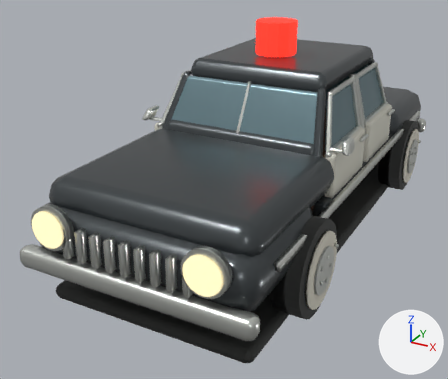
The glTF model public/art/models/police.glb, before and after one commit.
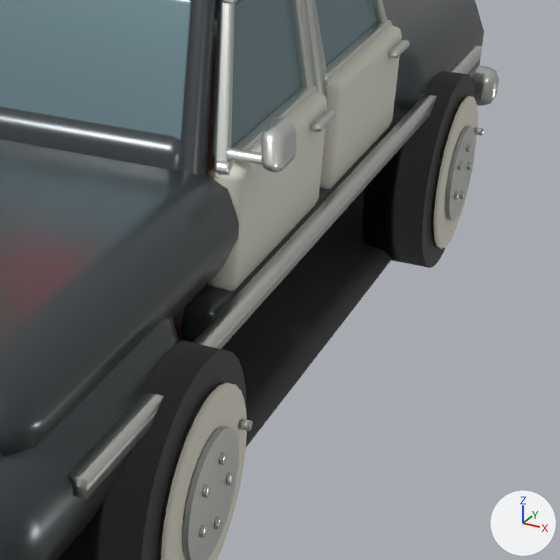
Old and new are each drawn whole from a 50 mm lens placed at (2.25, -5.03, 2.72), pointed at (-0.28, -0.43, 0.42) and again close up on the part from 56% to 100% of the width and 25% to 77% of the height. Every picture has the same lights, and +X, +Y and +Z are marked at lower right. The older version's two pictures come first. Where no turn or scale is listed for an object, it has been applied to the vertices. Vertices at exactly the same position are counted once.

The scene before the commit, as lines of its bpy script (objects in view):
```python
me_cube_010 = bpy.data.meshes.new('Cube.010')
me_cube_010.from_pydata(...)  # 200 vertices, 384 faces; spans x -0.67..0.67, y -0.215..0.992, z -0.08..0.55
me_cube_010.materials.append(mat_oxblood_seat_leather)  # brown #61483a
me_cube_055 = bpy.data.meshes.new('Cube.055')
me_cube_055.from_pydata(...)  # 56 vertices, 108 faces; spans x -0.047..0.047, y -0.403..0.403, z -0.19..0.19
me_cube_055.materials.append(mat_police_cream)  # light grey #dad8cb
me_cube_056 = bpy.data.meshes.new('Cube.056')
me_cube_056.from_pydata(...)  # 56 vertices, 108 faces; spans x -0.013..0.013, y -0.377..0.377, z -0.15..0.15
me_cube_056.materials.append(mat_door_lining)  # brown #81735b
me_cube_064 = bpy.data.meshes.new('Cube.064')
me_cube_064.from_pydata(...)  # 56 vertices, 108 faces; spans x -0.047..0.047, y -0.38..0.38, z -0.19..0.19
me_cube_064.materials.append(mat_police_cream)  # light grey #dad8cb
ob_bench_cushion = bpy.data.objects.new('bench cushion', me_cube_010)
ob_bench_cushion.location = (0.0, 0.04, 0.32)
ob_door_skin_002 = bpy.data.objects.new('door skin.002', me_cube_055)
ob_door_skin_002.location = (0.8, -0.312, 0.855)
ob_door_skin_003 = bpy.data.objects.new('door skin.003', me_cube_064)
ob_door_skin_003.location = (0.8, 0.57, 0.855)
ob_door_upholstery_002 = bpy.data.objects.new('door upholstery.002', me_cube_056)
ob_door_upholstery_002.location = (0.744, -0.312, 0.865)
# also in view: 'door window surround.006' at (0.77, 0.57, 1.17); 'whitewall.002' at (1.0, -1.3, 0.39); 'whitewall.003' at (1.0, 1.35, 0.39); 'hubcap.003' at (1.02, 1.38, 0.39); 'wheel.002' at (0.87, -1.3, 0.39)
```
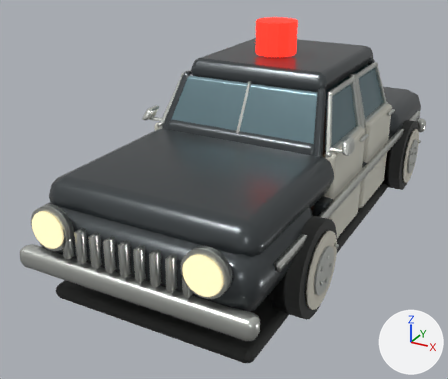
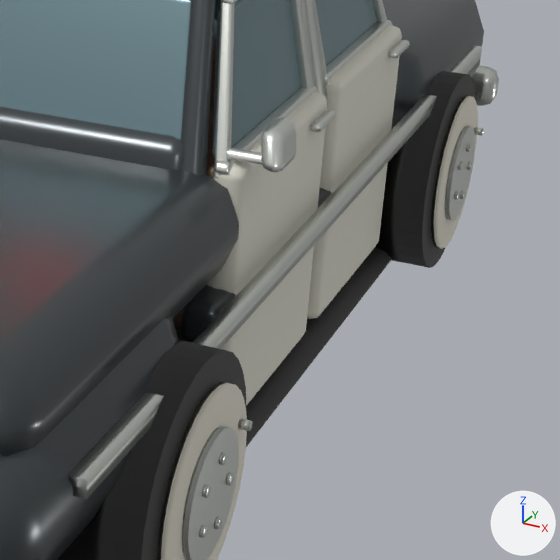
Where the newer file only moved an object's origin or applied its transform, the numbers keep the older frame.

What changed in the scene script:
```text
Change me_cube_055:
    used by ob_door_skin_002; location = (0.8, -0.312, 0.855)
    remove me_cube_055.from_pydata(...)  # 56 vertices, 108 faces; spans x -0.047..0.047, y -0.403..0.403, z -0.19..0.19
    add me_cube_055.from_pydata(...)  # 56 vertices, 108 faces; spans x -0.047..0.047, y -0.403..0.403, z -0.65..0.19
    me_cube_055 part 1: all 28 vertices in x -0.047..0.047, y -0.403..0.403, z -0.19..-0.155 are moved by (0.0, 0.0, -0.46)
Change me_cube_056:
    used by ob_door_upholstery_002; location = (0.744, -0.312, 0.865)
    remove me_cube_056.from_pydata(...)  # 56 vertices, 108 faces; spans x -0.013..0.013, y -0.377..0.377, z -0.15..0.15
    add me_cube_056.from_pydata(...)  # 56 vertices, 108 faces; spans x -0.013..0.013, y -0.377..0.377, z -0.375..0.375
    me_cube_056 part 2: all 28 vertices in x -0.013..0.013, y -0.377..0.377, z 0.138..0.15 are moved by (0.0, 0.0, 0.225)
    other edits to the shape of me_cube_056 do not show in these pictures
Change me_cube_064:
    used by ob_door_skin_003; location = (0.8, 0.57, 0.855)
    remove me_cube_064.from_pydata(...)  # 56 vertices, 108 faces; spans x -0.047..0.047, y -0.38..0.38, z -0.19..0.19
    add me_cube_064.from_pydata(...)  # 56 vertices, 108 faces; spans x -0.047..0.047, y -0.38..0.38, z -0.65..0.19
    me_cube_064 part 3: all 28 vertices in x -0.047..0.047, y -0.38..0.38, z -0.19..-0.155 are moved by (0.0, 0.0, -0.46)
Change ob_door_upholstery_002:
    ob_door_upholstery_002.location: (0.744, -0.312, 0.865) -> (0.744, -0.312, 0.65)
```

Boxes (x1, y1, x2, y2) around the edits, measured in the close-ups (560 x 560 px; the box of a moved part takes in the faces that stretch with it):
'door skin.002', reshaped: before (208, 92, 327, 291); after (207, 92, 327, 406)
'door skin.003', reshaped (16% wider, 79% taller): before (320, 25, 402, 189); after (307, 25, 402, 319)
'door upholstery.002', reshaped, moved (mostly hidden): before (207, 167, 214, 178); after (207, 163, 215, 178)
part 1 of me_cube_055, moved or reshaped: before (208, 183, 320, 291); after (207, 183, 320, 406)
part 3 of me_cube_064, moved or reshaped: before (320, 119, 392, 189); after (307, 119, 392, 319)
'floor pan', unchanged, covered by the edit: before (57, 189, 391, 560); after (57, 247, 391, 560)
